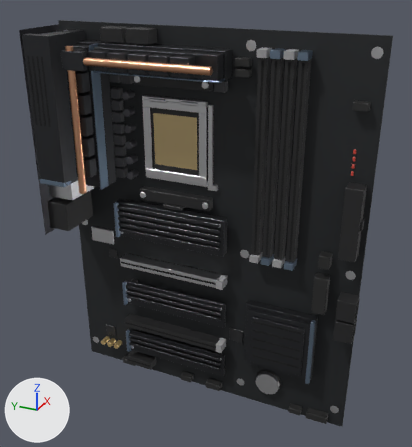
A saved change to the Blender file Assets/Models/Blend/AM5_MB_ATX.blend.
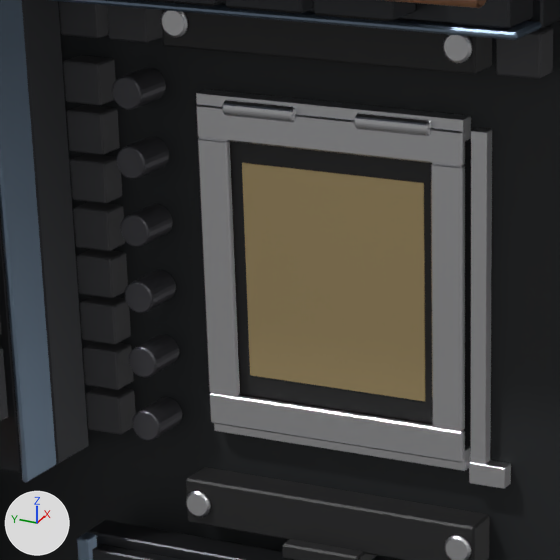
The first picture shows the older version from a 50 mm lens placed at (-0.372, -0.289, 0.04), pointed at (-0.011, -0.126, -0.141). The close-ups show the older and then the newer version on the part from 23% to 56% of the width and 17% to 47% of the height of that picture. Only the edits that show in the close-ups are written down. Lighting does not change. The marker at lower left points along +X, +Y and +Z.

Names of what the first close-up shows: 'Board_Components', 'CPU_Retention', 'M2_0_Heatsink', 'PCB', 'Socket_AM5', 'Socket_LoadPlate', 'VRM_Heatsink_Left', 'VRM_Heatsink_Top'.
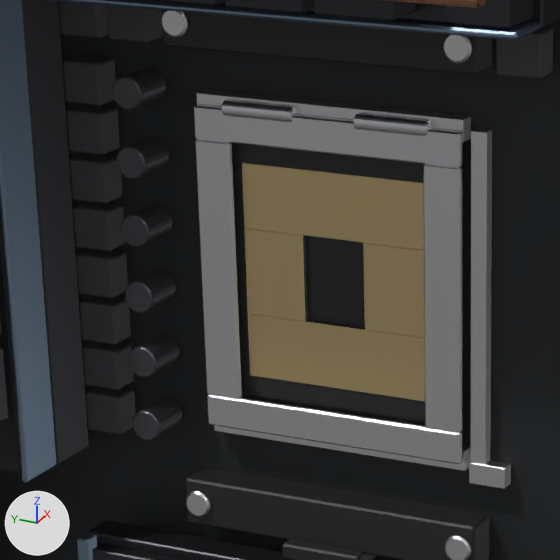
Edits to the bpy script that builds the scene:
```text
Change me_socket_am5:
    used by ob_socket_am5; parent = ob_board; location = (0.0, 0.0, 0.0)
    remove me_socket_am5.from_pydata(...)  # 48 vertices, 36 faces; spans x -0.005..-0.0016, y -0.132..-0.072, z -0.116..-0.05
    add me_socket_am5.from_pydata(...)  # 104 vertices, 78 faces; spans x -0.0049..-0.0016, y -0.132..-0.072, z -0.116..-0.05
    me_socket_am5 part 1: a new loose piece, a box spanning x -0.0035..-0.0026, y -0.092..-0.076, z -0.09..-0.074, in mat_mb_plasticdark (black #212122)
    me_socket_am5 part 2: 4 vertices moved from x -0.005, y -0.124..-0.072, z -0.054..-0.05 to x -0.0049, y -0.124..-0.072, z -0.054..-0.05; 24 vertices added at x -0.0037..-0.0026, y -0.12..-0.076, z -0.106..-0.058
    other edits to the shape of me_socket_am5 do not show in these pictures
Change me_socket_loadplate:
    where me_socket_loadplate.from_pydata(...)  # 128 vertices, 76 faces; spans x -0.0014..0.0014, y -0.026..0.026, z -0.06..0.0014
    used by ob_socket_loadplate; parent = ob_board; location = (-0.0052, -0.098, -0.052)
    me_socket_loadplate part 3: the loose piece of 8 vertices spanning x -0.0002..0.0014, y 0.02..0.026, z -0.054..-0.006 is scaled about its middle by (0.875, 1.17, 1), then moved by (-0.0006, -0.0005, 0.0)
    me_socket_loadplate part 4: the loose piece of 8 vertices spanning x -0.0002..0.0014, y -0.026..-0.02, z -0.054..-0.006 is scaled about its middle by (0.875, 1.17, 1), then moved by (-0.0006, 0.0005, 0.0)
Change ob_socket_loadplate:
    ob_socket_loadplate.location: (-0.0052, -0.098, -0.052) -> (-0.0056, -0.098, -0.052)
```

Location of each change, [x1, y1, x2, y2] in pixels of the close-ups (560 x 560 px; the box of a moved part takes in the faces that stretch with it):
'Socket_LoadPlate', reshaped, moved
    before: [196, 100, 465, 463]
    after: [194, 100, 462, 464]
part 1 of me_socket_am5, added
    after: [235, 227, 308, 321]
part 2 of me_socket_am5, cut back
    before: [196, 97, 467, 142]
    after: [197, 97, 467, 422]
part 3 of me_socket_loadplate, moved or reshaped
    before: [198, 138, 240, 397]
    after: [195, 139, 242, 399]
part 4 of me_socket_loadplate, moved or reshaped
    before: [431, 163, 465, 431]
    after: [423, 164, 462, 433]
